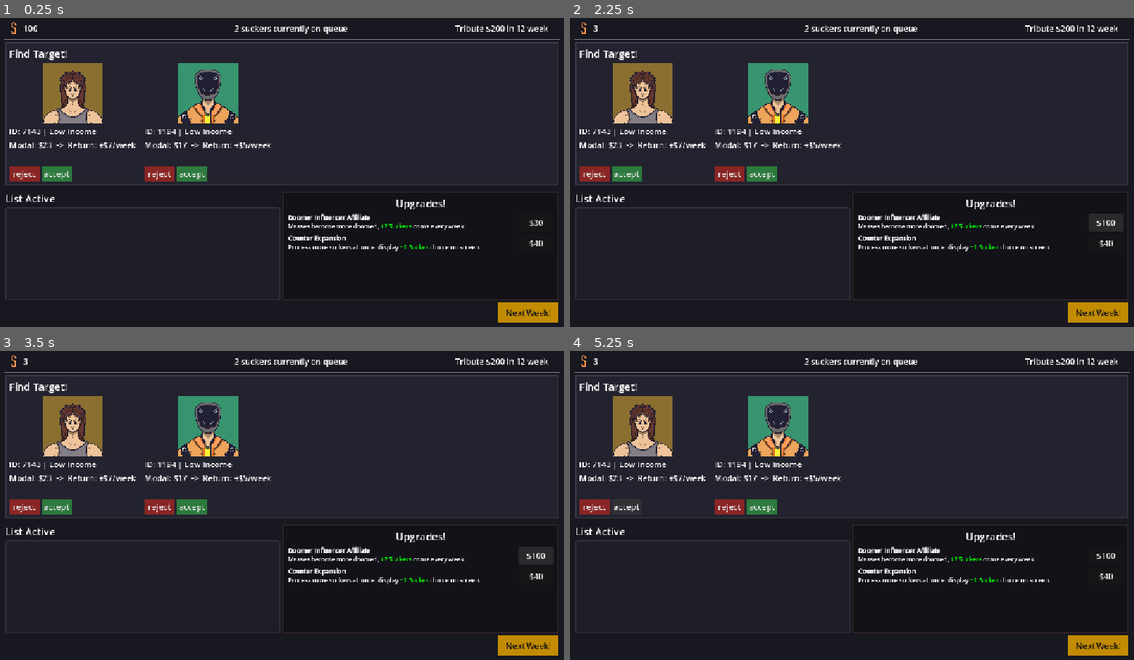
Above: before the commit, frames 1-4 (two rows, left to right).
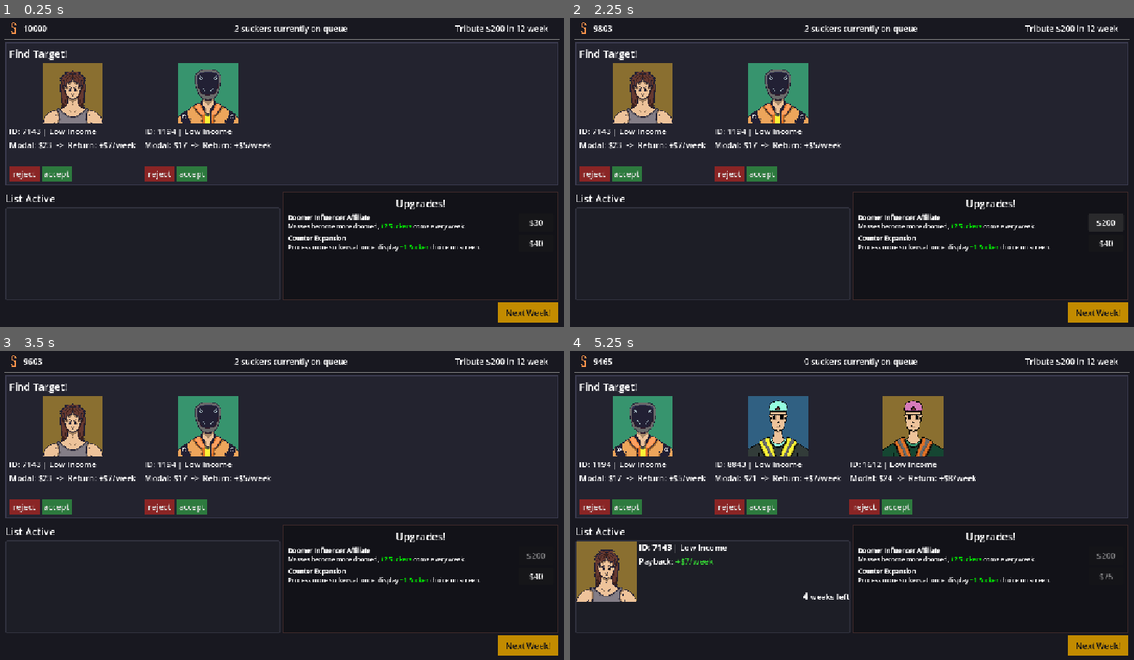
Above: after the commit, the same moments.

Repository: DwikiFebrian/galbay
Game: Godot game, scene res://main.tscn
Two runs of this game, one before a commit and one after it. Both use one fixed random seed, a clock stepped at 60 frames per second and the inputs below.
Inputs:
- Up to frame 1 (0.25 s): no input
- Up to frame 2 (2.25 s): click "$30" at 0.5 s; click "$67" at 1.25 s; click "$100" at 2 s
- Up to frame 3 (3.5 s): click "$100" (after the commit: "$200") at 2.75 s
- Up to frame 4 (5.25 s): click "$40" at 3.5 s; click "$40" (after the commit: "$75") at 4.25 s; click "accept" at 5 s

The runs differ from the first frame. In frame 1, less than 0.1% of the frame differs, in the area x 6-9%, y 2-5%; in frame 2, less than 0.1%; in frame 3, 0.1%; in frame 4, 9.8%, in the area x 1-97%, y 2-82%.

Commit message:
fix little error and some style

Diff:
--- a/main.gd
+++ b/main.gd
@@ -24,7 +24,7 @@
 var active_row_scene = preload("res://nasabahaktif.tscn")
 
 # state
-var player_cash: int = 100
+var player_cash: int = 10000
 var current_turn: int = 0
 var deadline: int = 12
 var quarter: int = 0
@@ -210,9 +210,6 @@
 
 	var penghutang = get_node("Control/Main layout/list/VBoxContainer/Paneh bawah/PanelContainer/list nasabah")
 	for nasabah in penghutang.get_children():
-		#var kartu_baru = active_row_scene.instantiate()
-		#player_cash += nasabah["cicilan_per_turn"]
-		#player_cash += nasabah.data["cicilan_per_turn"]
 		if quarter <= 1:
 			nasabah.kurangi_turn_no_galbay()
 		else:
@@ -240,6 +237,40 @@
 	update_ui_header()
 	generate_antrean_turn(queue_length)
 
+	var sisa_minggu = deadline - current_turn
+	var float_lbl = Label.new()
+
+	if sisa_minggu == 1:
+		float_lbl.text = "LAST WEEK!"
+	else:
+		float_lbl.text = str(sisa_minggu) + " WEEKS LEFT!"
+
+	float_lbl.add_theme_font_size_override("font_size", 72)
+
+	if sisa_minggu <= 3:
+		float_lbl.modulate = Color(1.0, 0.2, 0.2) # Merah bahaya
+	else:
+		float_lbl.modulate = Color(1.0, 0.7, 0.1) # Kuning
+
+	float_lbl.custom_minimum_size = Vector2(400, 100)
+	float_lbl.horizontal_alignment = HORIZONTAL_ALIGNMENT_CENTER
+	float_lbl.z_index = 100
+
+	add_child(float_lbl)
+
+	var screen_size = get_viewport_rect().size
+	var center_x = (screen_size.x / 2.0) - (float_lbl.custom_minimum_size.x / 2.0)
+	var center_y = (screen_size.y / 2.0)
+
+	float_lbl.global_position = Vector2(center_x, center_y)
+
+	var tw = create_tween()
+	tw.set_parallel(true)
+	tw.tween_property(float_lbl, "global_position:y", float_lbl.global_position.y - 100, 1.2).set_trans(Tween.TRANS_SINE)
+	tw.tween_property(float_lbl, "modulate:a", 0.0, 1.2)
+
+	tw.chain().tween_callback(float_lbl.queue_free)
+
 func setor_boss():
 	if player_cash < boss_goal:
 		$Control/EngGameLayer.visible = true
@@ -310,11 +341,12 @@
 		weight[1] += 4
 		level_middle_sucker += 1
 		update_ui_header()
-		middle_sucker_button.text ="$" +  str(harga_middle_sucker[level_middle_sucker])
 	else:
 		print("Duit kurang buat upgrade Middle Sucker")
 	if level_middle_sucker == 2:
 		middle_sucker_button.disabled = true
+	else:
+		middle_sucker_button.text ="$" +  str(harga_middle_sucker[level_middle_sucker])
 
 func _on_high_sucker_pressed() -> void:
 	if player_cash >= harga_high_sucker[level_high_sucker]:
@@ -322,11 +354,12 @@
 		weight[1] += 5
 		level_high_sucker += 1
 		update_ui_header()
-		high_sucker_button.text ="$" +  str(harga_high_sucker[level_high_sucker])
 	else:
 		print("Duit kurang buat upgrade High Sucker")
 	if level_high_sucker == 3:
 		high_sucker_button.disabled = true
+	else:
+		high_sucker_button.text ="$" +  str(harga_high_sucker[level_high_sucker])
 
 func _on_counter_expansion_pressed() -> void:
 	if player_cash >= harga_counter_expansion[level_counter_expansion_sucker]:
@@ -336,13 +369,13 @@
 
 		update_ui_header()
 		isi_slot_kosong()
-
-		counter_expansion_button.text = "$" + str(harga_counter_expansion[level_counter_expansion_sucker])
 	else:
 		print("Duit kurang buat upgrade Counter Expansion!")
 
 	if level_counter_expansion_sucker == 2:
 		counter_expansion_button.disabled = true
+	else:
+		counter_expansion_button.text = "$" + str(harga_counter_expansion[level_counter_expansion_sucker])
 
 
 #func _on_tombolbeli_2_pressed() -> void:
@@ -361,12 +394,13 @@
 		queue_length += 2
 		level_doomer_influencer += 1
 		update_ui_header()
-		doomer_influencer_button.text = "$" + str(harga_doomer_influencer[level_doomer_influencer])
 	else:
 		print("Duit kurang buat upgrade Doomer Influencer!")
 
 	if level_doomer_influencer == 4:
 		doomer_influencer_button.disabled = true
+	else:
+		doomer_influencer_button.text = "$" + str(harga_doomer_influencer[level_doomer_influencer])
 
 
 
@@ -386,11 +420,12 @@
 		level_broken_kneecaps += 1
 		update_ui_header()
 
-		broken_kneecaps_button.text = "$" + str(harga_broken_kneecap[level_broken_kneecaps])
 	else:
 		print("Duit kurang buat Upgrade 5!")
 	if level_broken_kneecaps == 2:
 		broken_kneecaps_button.disabled = true
+	else:
+		broken_kneecaps_button.text = "$" + str(harga_broken_kneecap[level_broken_kneecaps])
 
 
 func _on_button_restart_pressed() -> void:
--- a/nasabahaktif.gd
+++ b/nasabahaktif.gd
@@ -23,13 +23,12 @@
 
 	var tampil_peluang_galbay = round(data["peluang_galbay"]*100)/100
 
-	label_nama.text = "ID: " + str(data["id_nasabah"]) + " | " + str(data["tipe_kelas"])
-	label_return.text = "Payback: +$" + str(data["cicilan_per_turn"]) + "/turn"
-	label_peluang_galbay.text = "Dodging probability: " + str(tampil_peluang_galbay) + " %"
+	label_nama.text = "[b]ID: " + str(data["id_nasabah"]) + "[/b] | " + str(data["tipe_kelas"])
+	label_return.text = "Payback: [color=#33cc33]+$" + str(data["cicilan_per_turn"]) + "/week[/color]"
+	label_peluang_galbay.text = "Galbay Risk: [color=#ffcc00]" + str(tampil_peluang_galbay) + "%[/color]"
 
 	if data.has("tenor"):
 		sisa_tenor = data["tenor"]
-
 	update_teks_turn()
 
 func isi_data_no_galbay(data: Dictionary) -> void:
@@ -39,9 +38,8 @@
 	if data.has("path_gambar"):
 		avatar.texture = load(data["path_gambar"])
 
-	label_nama.text = "ID: " + str(data["id_nasabah"]) + " | " + str(data["tipe_kelas"])
-	label_return.text = "Payback: +$" + str(data["cicilan_per_turn"]) + "/turn"
-	#label_peluang_galbay.text = "Dodging probability: " + str(tampil_peluang_galbay) + " %"
+	label_nama.text = "[b]ID: " + str(data["id_nasabah"]) + "[/b] | " + str(data["tipe_kelas"])
+	label_return.text = "Payback: [color=#33cc33]+$" + str(data["cicilan_per_turn"]) + "/week[/color]"
 
 	if data.has("tenor"):
 		sisa_tenor = data["tenor"]
@@ -49,12 +47,10 @@
 	update_teks_turn()
 
 func update_teks_turn() -> void:
-	#label_turn.text = str(sisa_tenor) + " installments left."
 	if status_galbay:
-		label_turn.text = "LOST"
-		label_turn.add_theme_color_override("font_color", Color(1, 0, 0))
+		label_turn.text = "[b][color=#ff3333]LOST (GALBAY)[/color][/b]"
 	else:
-		label_turn.text = "Sisa: " + str(sisa_tenor) + " Turn"
+		label_turn.text = "[b]" + str(sisa_tenor) + "[/b] weeks left"
 
 func kurangi_turn() -> void:
 	if status_galbay:
@@ -67,8 +63,7 @@
 		status_galbay = true
 		data_nasabah["is_galbay"] = true
 
-		label_return.text = "GALBAY! ($0)"
-		label_return.add_theme_color_override("font_color", Color(1, 0, 0))
+		label_return.text = "[b][color=#ff3333]GALBAY! ($0)[/color][/b]"
 		update_teks_turn()
 		return
 
@@ -82,17 +77,6 @@
 		queue_free()
 		return
 
-	#var roll_dadu = randf()
-	#
-	#if roll_dadu <= data_nasabah["peluang_galbay"]:
-		#status_galbay = true
-		#data_nasabah["is_galbay"] = true
-		#
-		#label_return.text = "GALBAY! ($0)"
-		#label_return.add_theme_color_override("font_color", Color(1, 0, 0))
-		#update_teks_turn()
-		#return
-
 	sisa_tenor -= 1
 	update_teks_turn()
 	if sisa_tenor <= 0:
--- a/nasabahaktif.tscn
+++ b/nasabahaktif.tscn
@@ -8,18 +8,26 @@
 [node name="avatar" type="TextureRect" parent="." unique_id=1535172053]
 custom_minimum_size = Vector2(60, 60)
 layout_mode = 2
+stretch_mode = 4
 
 [node name="infokiri" type="VBoxContainer" parent="." unique_id=1284700452]
 layout_mode = 2
+size_flags_horizontal = 3
 
-[node name="nama" type="Label" parent="infokiri" unique_id=203507610]
+[node name="nama" type="RichTextLabel" parent="infokiri" unique_id=302646009]
 layout_mode = 2
+bbcode_enabled = true
+fit_content = true
 
-[node name="return" type="Label" parent="infokiri" unique_id=1513008061]
+[node name="return" type="RichTextLabel" parent="infokiri" unique_id=1813569016]
 layout_mode = 2
+bbcode_enabled = true
+fit_content = true
 
-[node name="galbay" type="Label" parent="infokiri" unique_id=307956012]
+[node name="galbay" type="RichTextLabel" parent="infokiri" unique_id=195500298]
 layout_mode = 2
+bbcode_enabled = true
+fit_content = true
 
 [node name="galbay2" type="Label" parent="infokiri" unique_id=1337843196]
 visible = false
@@ -32,9 +40,12 @@
 
 [node name="infokanan" type="VBoxContainer" parent="." unique_id=164995316]
 layout_mode = 2
+size_flags_horizontal = 3
 alignment = 2
 
-[node name="turn" type="Label" parent="infokanan" unique_id=793777522]
+[node name="turn" type="RichTextLabel" parent="infokanan" unique_id=1632159644]
 layout_mode = 2
+bbcode_enabled = true
+fit_content = true
 horizontal_alignment = 2
 vertical_alignment = 2
